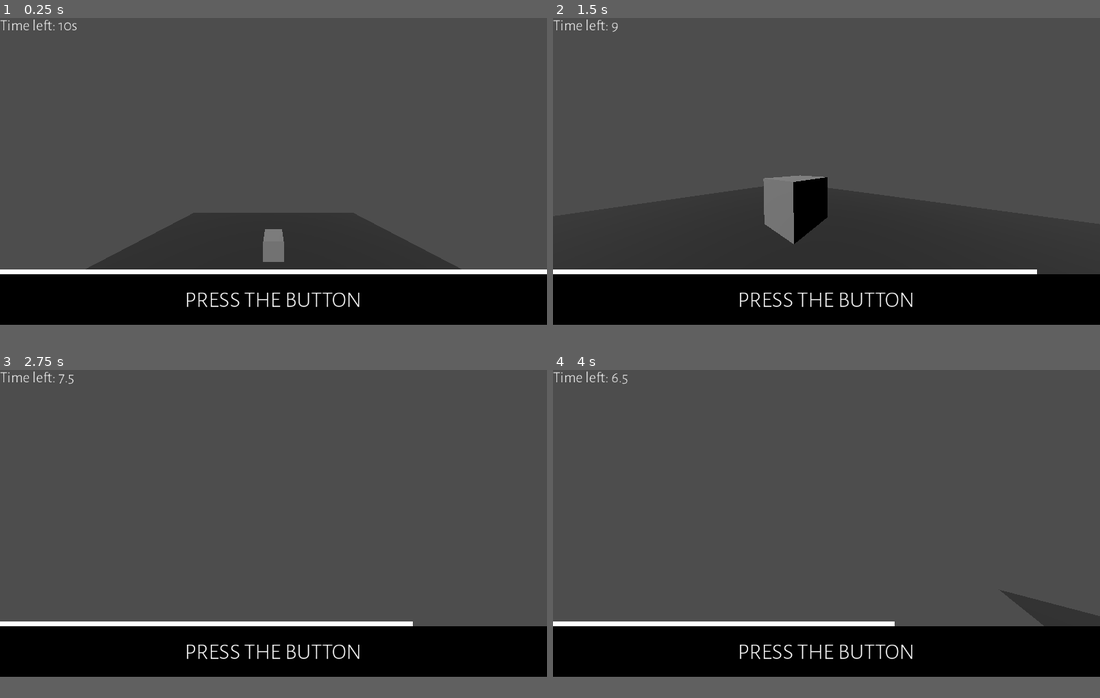
Above: before the commit, frames 1-4 (two rows, left to right).
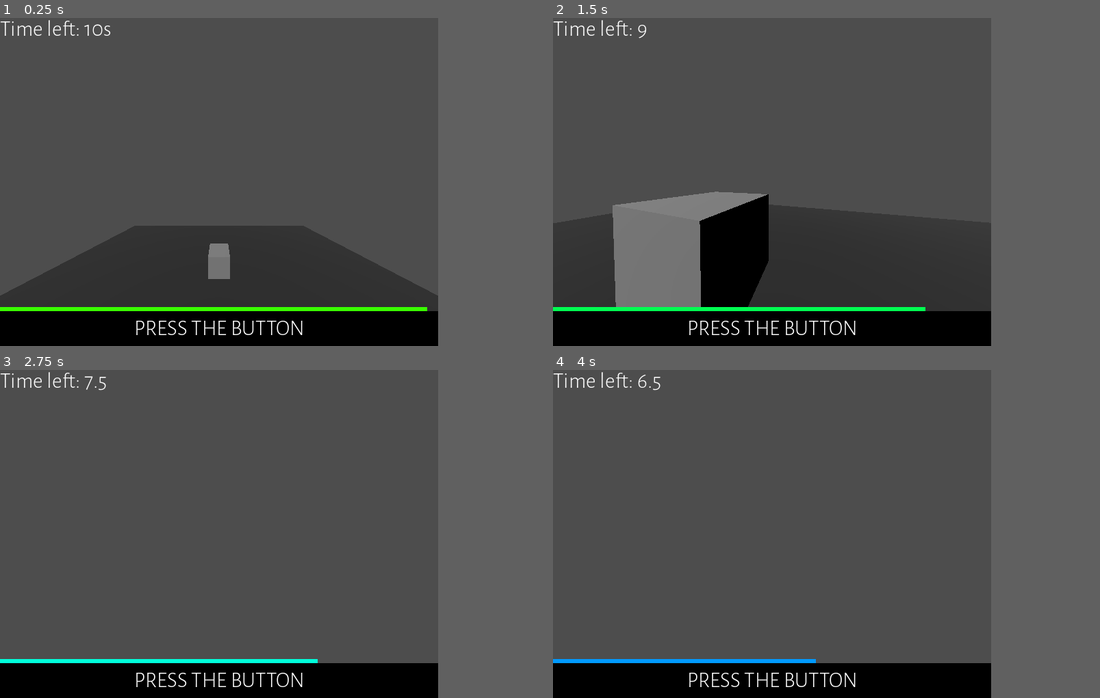
Above: after the commit, the same moments.

Repository: catboyBinary/LudumDare51
Game: Godot game, scene res://scenes/Main.tscn
Same seed, same stepped clock (60 frames per second), same inputs: the game is played once before the commit and once after it.
Inputs (mouse positions are in pixels of both pictures, inside the frame that each line leads up to):
- Up to frame 1 (0.25 s): no input
- Up to frame 2 (1.5 s): move the mouse to (853, 168) at 0.52 s; hold W (move_forward) from 0.53 s (still down); tap Space (jump) at 0.77 s; move the mouse to (799, 172) at 1.27 s
- Up to frame 3 (2.75 s): keep holding W (move_forward); tap Space (jump) at 1.52 s; move the mouse to (284, 517) at 2.02 s
- Up to frame 4 (4 s): keep holding W (move_forward); move the mouse to (821, 527) at 2.77 s; tap Space (jump) at 3.02, 3.77 s; move the mouse to (864, 527) at 3.52 s
The window is 799x449 before the commit and 640x480 after it. Grey fills any space a smaller window leaves; there, only what the larger window draws over its background counts as a difference.

The runs differ from the first frame. In frame 1, 19% of the frame differs, in the area x 0-100%, y 0-97%; in frame 2, 23%; in frame 3, 14%; in frame 4, 14%.

Commit message:
4:3 master race

Diff:
--- a/project.godot
+++ b/project.godot
@@ -37,6 +37,14 @@
 config/features=PackedStringArray("4.0")
 config/icon="res://icon.svg"
 
+[display]
+
+window/size/viewport_width=640
+window/size/viewport_height=480
+window/size/mode=3
+window/stretch/mode="canvas_items"
+window/stretch/aspect="keep_width"
+
 [input]
 
 move_forward={
--- a/scenes/director.gd
+++ b/scenes/director.gd
@@ -9,7 +9,7 @@
 @export var game_switcher: Node
 
 var themeCount = 0
-const themes = [
+const themes: Array[Theme] = [
 	preload("res://themes/theme.tres"),
 	preload("res://themes/theme1.tres"),
 	preload("res://themes/theme2.tres"),
@@ -34,8 +34,7 @@
 			#current_game.queue_free()
 			iters = -1
 			$Camera2d/CameraShake.start()
-			themeCount += 1
-			if themeCount == 4: themeCount = 0
+			themeCount = (themeCount + 1) % len(themes)
 			theme = themes[themeCount]
 			game_switcher.next_game()
 
--- a/scenes/director.tscn
+++ b/scenes/director.tscn
@@ -25,7 +25,7 @@
 text = "Time left: 10s"
 
 [node name="GameAnnounce" parent="." instance=ExtResource("2_cio78")]
-offset_top = 541.0
+offset_top = -51.0
 
 [node name="WellDone" type="ColorRect" parent="."]
 visible = false
--- /dev/null
+++ b/scenes/games/fps/meshlibrary.tscn
@@ -0,0 +1,13 @@
+[gd_scene load_steps=2 format=3 uid="uid://db82let5qyuy7"]
+
+[sub_resource type="PrimitiveMesh" id="PrimitiveMesh_j0e87"]
+resource_local_to_scene = false
+resource_name = ""
+lightmap_size_hint = Vector2i(0, 0)
+custom_aabb = AABB(0, 0, 0, 0, 0, 0)
+flip_faces = false
+
+[node name="Meshes" type="Node3D"]
+
+[node name="MeshInstance3d" type="MeshInstance3D" parent="."]
+mesh = SubResource("PrimitiveMesh_j0e87")
--- a/scenes/gui/game_announce.gd
+++ b/scenes/gui/game_announce.gd
@@ -5,6 +5,7 @@
 
 @onready var label: Label = $Label
 @onready var time_bar: ColorRect = $TimeBar
+var TW: Tween
 
 func _process(delta: float) -> void:
 	timer -= delta
@@ -12,6 +13,7 @@
 		timer = 10.0
 
 	time_bar.size.x = size.x * timer / 10.0
+	time_bar.color.h = (100 + (10 - timer) * 26) / 360
 
 
 func announce(text: String) -> void:
--- a/scenes/gui/game_announce.tscn
+++ b/scenes/gui/game_announce.tscn
@@ -3,15 +3,13 @@
 [ext_resource type="Script" path="res://scenes/gui/game_announce.gd" id="1_evdgi"]
 
 [node name="GameAnnounce" type="ColorRect"]
-anchors_preset = 15
+anchors_preset = 12
+anchor_top = 1.0
 anchor_right = 1.0
 anchor_bottom = 1.0
-offset_left = -24.0
-offset_top = 565.0
-offset_right = 24.0
-offset_bottom = 18.0
+offset_top = -58.0
 grow_horizontal = 2
-grow_vertical = 2
+grow_vertical = 0
 color = Color(0, 0, 0, 1)
 script = ExtResource("1_evdgi")
 
@@ -20,12 +18,10 @@
 anchors_preset = 15
 anchor_right = 1.0
 anchor_bottom = 1.0
-offset_top = -8.0
-offset_bottom = -8.0
 grow_horizontal = 2
 grow_vertical = 2
 theme_override_constants/line_spacing = -50
-theme_override_font_sizes/font_size = 48
+theme_override_font_sizes/font_size = 32
 text = "PRESS THE BUTTON"
 horizontal_alignment = 1
 vertical_alignment = 1
@@ -34,7 +30,6 @@
 layout_mode = 1
 anchors_preset = 10
 anchor_right = 1.0
-offset_left = 24.0
-offset_top = -10.0
-offset_right = -24.0
+offset_top = -6.0
 grow_horizontal = 2
+color = Color(0.3, 1, 0, 1)
